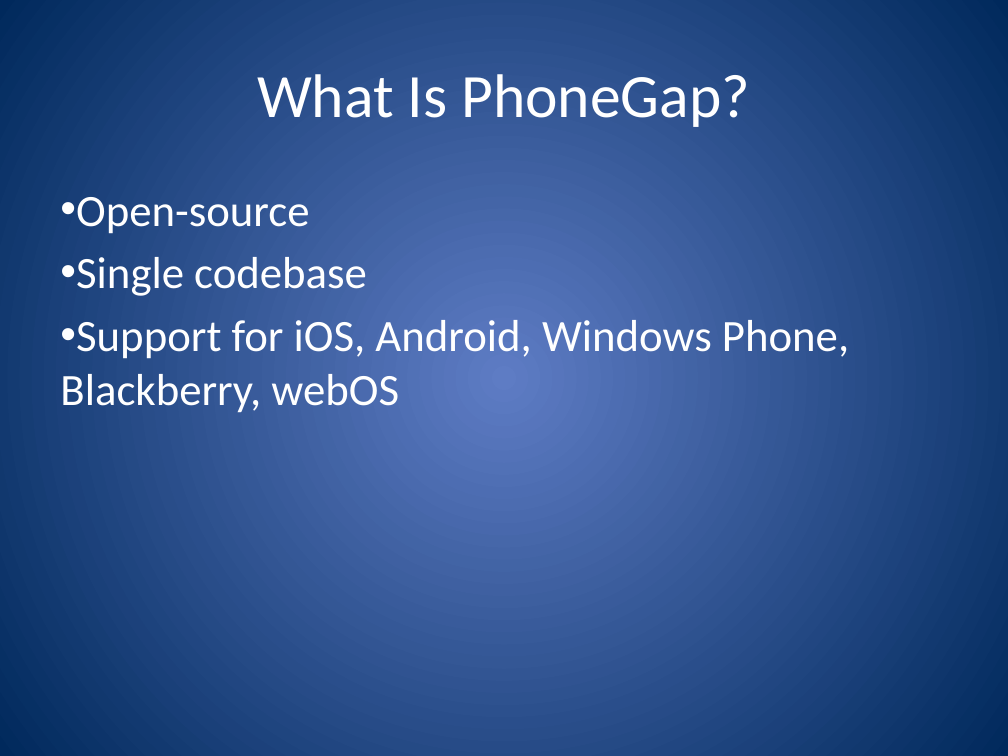
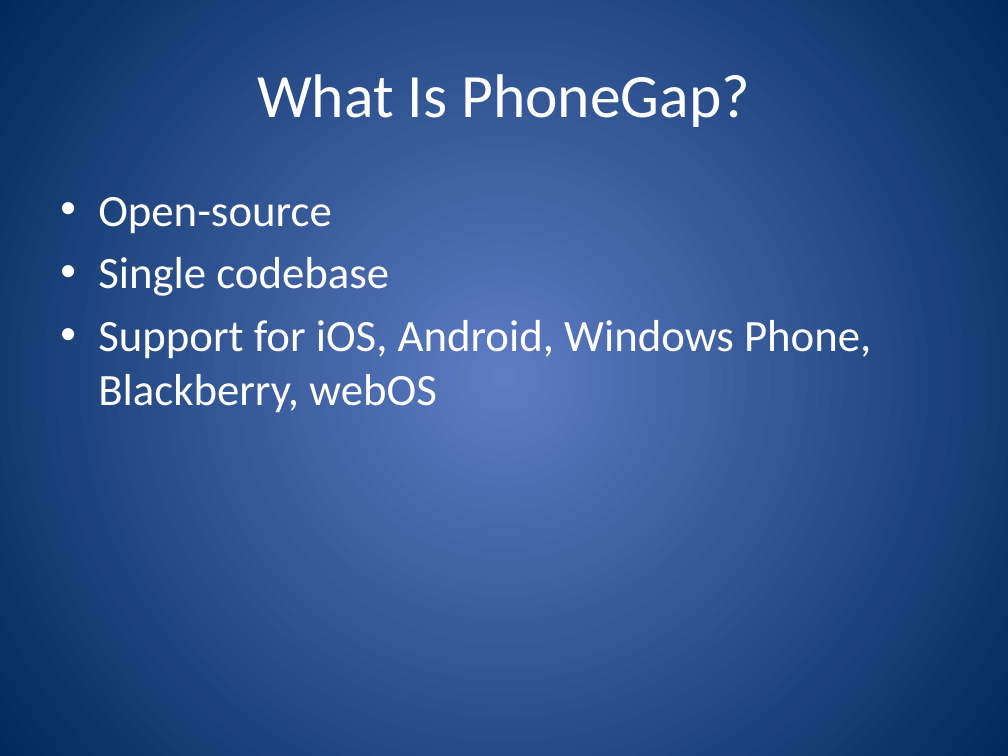
Before and after one commit to jerrelblankenship/Presentations, a slide deck: slide 6 of JointSpeakerTalks/PhoneGapXamarin/M3Conf2013/PhoneGap and Xamarin.pptx. Drawn at 1008x756 pixels with LibreOffice and Linux fonts; fonts in the diff are those of the drawing. Boxes give left, top, right and bottom in pixels: in the first picture for what was removed or moved away, otherwise in the second. Text is boxed around its words. In the diff, an @@ line names an element or a change of style, - is before the commit and + after.

```diff
--- a/JointSpeakerTalks/PhoneGapXamarin/M3Conf2013/PhoneGap and Xamarin.pptx
+++ b/JointSpeakerTalks/PhoneGapXamarin/M3Conf2013/PhoneGap and Xamarin.pptx
@@ text "Open-source" at (x1=98, y1=197, x2=871, y2=413): indent changed @@
```
Also in this commit, not shown: 1 other slide changed, 1 slide added, 1 slide removed.
